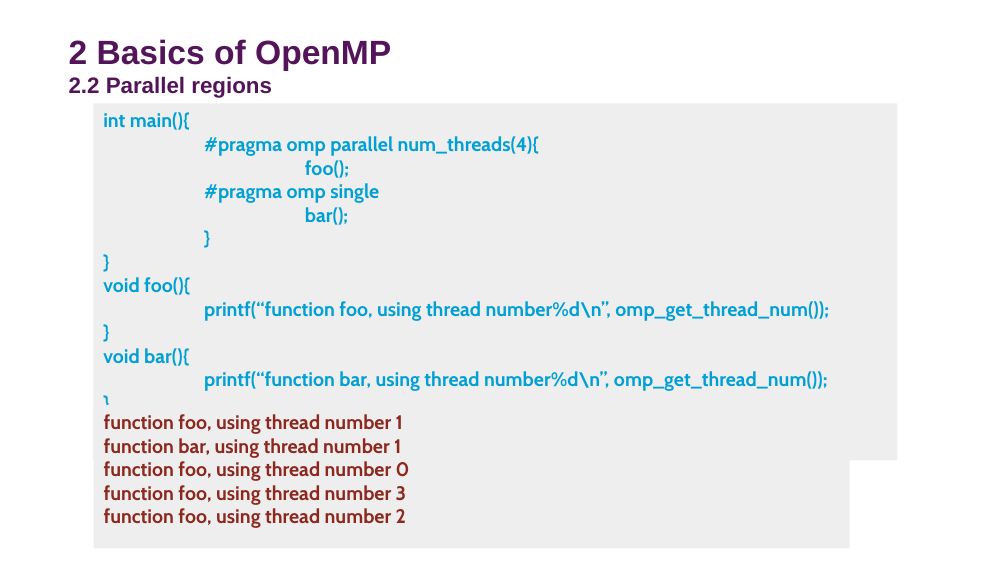
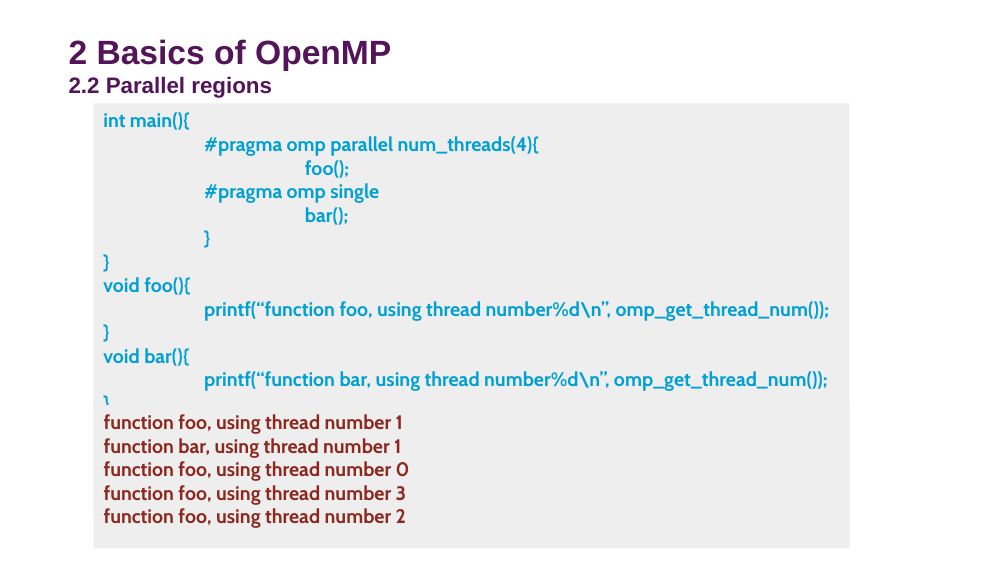
Before and after one commit to DurhamARC-Training/BasicParallelProgramming, a slide deck: slide 14 of OpenMPMPIShortCourse_Spring2026.odp. Drawn at 1008x567 pixels with LibreOffice and Linux fonts; fonts in the diff are those of the drawing; background and template pictures are left out. Boxes give left, top, right and bottom in pixels: in the first picture for what was removed or moved away, otherwise in the second. Text is boxed around its words. In the diff, an @@ line names an element or a change of style, - is before the commit and + after.

```diff
--- a/OpenMPMPIShortCourse_Spring2026.odp
+++ b/OpenMPMPIShortCourse_Spring2026.odp
@@ rectangle "int main(){" resized from (x1=94, y1=104, x2=898, y2=461) to (x1=94, y1=104, x2=850, y2=514) @@
```
Also in this commit, not shown: 47 other slides changed, 12 slides added, 10 slides removed, 2 other files.
